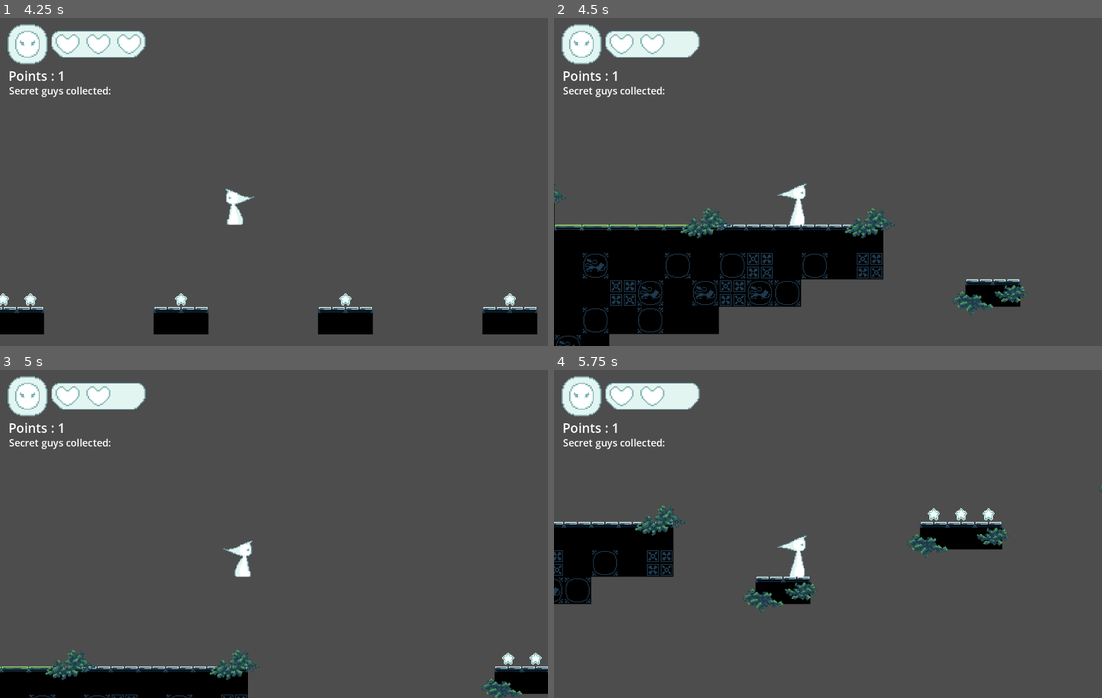
Above: before the commit, frames 1-4 (two rows, left to right).
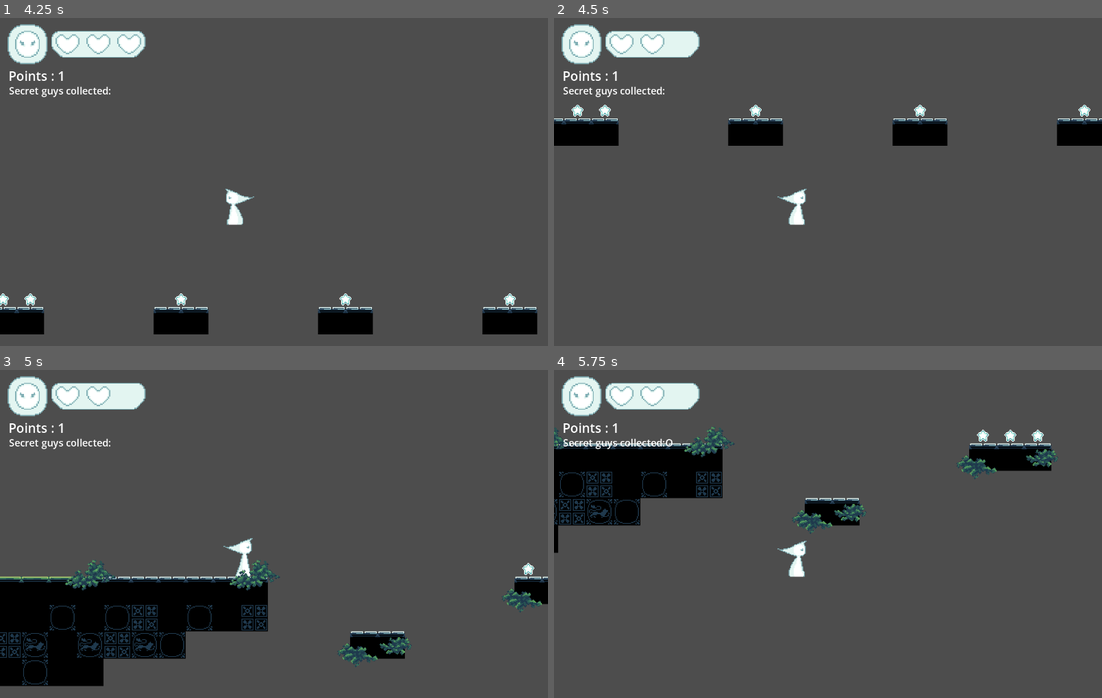
Above: after the commit, the same moments.

Repository: 7riciu/shiba-arcade-platformer-game
Game: Godot game, scene res://scenes/starting_screen.tscn
Same seed, same stepped clock (60 frames per second), same inputs: the game is played once before the commit and once after it.
Inputs (mouse positions are in pixels of both pictures, inside the frame that each line leads up to):
- Up to frame 1 (4.25 s): click "Start" at 0.5 s; click "Level 1" at 1.25 s; tap Enter at 2 s; move the mouse to (394, 165) at 2.02 s; hold Right (Right) 2.03-3.53 s; tap R (Collect) at 2.1, 3.05, 3.6 s; tap Space (Jump) at 2.27, 3.02 s; move the mouse to (164, 198) at 2.77 s; click (164, 198) at 2.85 s; move the mouse to (328, 109) at 3.52 s; hold Left (Left) from 3.53 s (still down)
- Up to frame 2 (4.5 s): move the mouse to (800, 247) at 4.27 s; release Left (Left) at 4.28 s; hold Right (Right) from 4.28 s (still down); tap R (Collect) at 4.35 s
- Up to frame 3 (5 s): keep holding Right (Right); tap Space (Jump) at 4.52 s
- Up to frame 4 (5.75 s): keep holding Right (Right); move the mouse to (992, 583) at 5.02 s; click (992, 583) at 5.1 s; tap Space (Jump) at 5.27 s; tap R (Collect) at 5.3 s

Frame 1 is identical in both runs. In frame 2, 22% of the frame differs, in the area x 0-100%, y 26-100%; in frame 3, 18%; in frame 4, 16%.

Commit message:
I made an animation for the deer :)

Diff:
--- /dev/null
+++ b/door_1.gd
@@ -0,0 +1,19 @@
+extends Area2D
+
+var can_enter = false
+
+func _ready() -> void:
+	self.body_entered.connect(on_body_entered)
+	self.body_exited.connect(on_body_exited)
+
+func _process(_delta: float) -> void:
+	if can_enter and Input.is_action_just_pressed("Collect"):
+		get_tree().change_scene_to_file("res://scenes/basicEnemy.tscn")
+
+func on_body_entered(body):
+	if body.is_in_group("player"):
+		can_enter = true
+
+func on_body_exited(body):
+	if body.is_in_group("player"):
+		can_enter = false
--- a/scenes/UI.tscn
+++ b/scenes/UI.tscn
@@ -4,9 +4,9 @@
 [ext_resource type="Script" uid="uid://dwyh4c38pgnge" path="res://scripts/secret_ui.gd" id="2_1uwhi"]
 [ext_resource type="Texture2D" uid="uid://4eqkkrfylb4l" path="res://assets/health bar.png" id="3_5en4g"]
 [ext_resource type="Texture2D" uid="uid://bwx8d14cakt77" path="res://assets/heart.png" id="4_ua6yw"]
-[ext_resource type="Script" uid="uid://drwgral80p12y" path="res://scenes/heart_2_ui.gd" id="5_3wlde"]
+[ext_resource type="Script" uid="uid://drwgral80p12y" path="res://scripts/heart_2_ui.gd" id="5_3wlde"]
 [ext_resource type="Script" uid="uid://b68xghrxrjjql" path="res://scripts/heart_3_ui.gd" id="5_75u2n"]
-[ext_resource type="Script" uid="uid://dwtt6dpo6c7gi" path="res://scenes/heart_1_ui.gd" id="5_xpksx"]
+[ext_resource type="Script" uid="uid://dwtt6dpo6c7gi" path="res://scripts/heart_1_ui.gd" id="5_xpksx"]
 
 [node name="CanvasLayer" type="CanvasLayer"]
 
--- /dev/null
+++ b/scenes/door_1.tscn
@@ -0,0 +1,34 @@
+[gd_scene load_steps=6 format=3 uid="uid://8h062k704t5t"]
+
+[ext_resource type="Script" uid="uid://copdvesgm26wa" path="res://door_1.gd" id="1_ajw6c"]
+[ext_resource type="Texture2D" uid="uid://bf1482tkeh2aw" path="res://assets/little guy 1.png" id="2_c5ya1"]
+
+[sub_resource type="AtlasTexture" id="AtlasTexture_r1g8b"]
+atlas = ExtResource("2_c5ya1")
+region = Rect2(0, 0, 48, 48)
+
+[sub_resource type="SpriteFrames" id="SpriteFrames_fupie"]
+animations = [{
+"frames": [{
+"duration": 1.0,
+"texture": SubResource("AtlasTexture_r1g8b")
+}],
+"loop": true,
+"name": &"default",
+"speed": 5.0
+}]
+
+[sub_resource type="RectangleShape2D" id="RectangleShape2D_h2myo"]
+size = Vector2(137, 224)
+
+[node name="door1" type="Area2D"]
+script = ExtResource("1_ajw6c")
+
+[node name="AnimatedSprite2D" type="AnimatedSprite2D" parent="."]
+position = Vector2(54.5, 83.5)
+scale = Vector2(3.2708333, 4.4791665)
+sprite_frames = SubResource("SpriteFrames_fupie")
+
+[node name="EnterArea" type="CollisionShape2D" parent="."]
+position = Vector2(55.5, 80)
+shape = SubResource("RectangleShape2D_h2myo")
--- a/scenes/game.tscn
+++ b/scenes/game.tscn
@@ -11,6 +11,7 @@
 [ext_resource type="PackedScene" uid="uid://dptfohswavmpv" path="res://scenes/pet.tscn" id="10_kvpfn"]
 [ext_resource type="PackedScene" uid="uid://dg2l8upfa8s61" path="res://scenes/enemy barriers.tscn" id="10_vtaks"]
 [ext_resource type="PackedScene" uid="uid://cfobqdicgwhph" path="res://scenes/killzone.tscn" id="11_kvpfn"]
+[ext_resource type="PackedScene" uid="uid://8h062k704t5t" path="res://scenes/door_1.tscn" id="12_dinhu"]
 
 [sub_resource type="TileSetAtlasSource" id="TileSetAtlasSource_0tnpc"]
 texture = ExtResource("3_kvpfn")
@@ -64,8 +65,132 @@
 layer_1/z_index = 1
 layer_1/tile_data = PackedInt32Array(65524, 1179651, 10, 65525, 1245187, 10, 131061, 1245187, 11, 131060, 1179651, 11,  …(650 unchanged characters)…
 
+[node name="door1" parent="." instance=ExtResource("12_dinhu")]
+position = Vector2(798, -224)
+
 [node name="SpawnPoint" type="Marker2D" parent="."]
 position = Vector2(-77, 56)
+
+[node name="pointsCount" parent="." instance=ExtResource("8_gee14")]
+follow_viewport_scale = 0.1
+
+[node name="Points" type="Node2D" parent="."]
+
+[node name="point2" parent="Points" instance=ExtResource("7_u5sy4")]
+position = Vector2(576, -9)
+
+[node name="point" parent="Points" instance=ExtResource("7_u5sy4")]
+position = Vector2(400, 55)
+
+[node name="point3" parent="Points" instance=ExtResource("7_u5sy4")]
+position = Vector2(368, 55)
+
+[node name="point4" parent="Points" instance=ExtResource("7_u5sy4")]
+position = Vector2(160, 119)
+
+[node name="point5" parent="Points" instance=ExtResource("7_u5sy4")]
+position = Vector2(336, 55)
+
+[node name="point6" parent="Points" instance=ExtResource("7_u5sy4")]
+position = Vector2(1024, -41)
+
+[node name="point7" parent="Points" instance=ExtResource("7_u5sy4")]
+position = Vector2(-272, 503)
+
+[node name="point8" parent="Points" instance=ExtResource("7_u5sy4")]
+position = Vector2(-240, 503)
+
+[node name="point9" parent="Points" instance=ExtResource("7_u5sy4")]
+position = Vector2(-144, 503)
+
+[node name="point10" parent="Points" instance=ExtResource("7_u5sy4")]
+position = Vector2(-112, 503)
+
+[node name="point11" parent="Points" instance=ExtResource("7_u5sy4")]
+position = Vector2(64, 503)
+
+[node name="point12" parent="Points" instance=ExtResource("7_u5sy4")]
+position = Vector2(256, 503)
+
+[node name="point13" parent="Points" instance=ExtResource("7_u5sy4")]
+position = Vector2(448, 503)
+
+[node name="point14" parent="Points" instance=ExtResource("7_u5sy4")]
+position = Vector2(656, 503)
+
+[node name="point15" parent="Points" instance=ExtResource("7_u5sy4")]
+position = Vector2(688, 503)
+
+[node name="Basic Enemies" type="Node2D" parent="."]
+
+[node name="Basic enemy2" parent="Basic Enemies" instance=ExtResource("4_p57ef")]
+position = Vector2(930, -56)
+
+[node name="Basic enemy" parent="Basic Enemies" instance=ExtResource("4_p57ef")]
+position = Vector2(1407, 360)
+
+[node name="Basic enemy3" parent="Basic Enemies" instance=ExtResource("4_p57ef")]
+position = Vector2(1600, -57)
+
+[node name="Basic enemy4" parent="Basic Enemies" instance=ExtResource("4_p57ef")]
+position = Vector2(3633, -216)
+
+[node name="Star Flowers" type="Node2D" parent="."]
+
+[node name="starFlower" parent="Star Flowers" instance=ExtResource("6_p57ef")]
+position = Vector2(2432, 488)
+
+[node name="starFlower2" parent="Star Flowers" instance=ExtResource("6_p57ef")]
+position = Vector2(6496, 456)
+
+[node name="Bunnies" type="Node2D" parent="."]
+
+[node name="Bunny4" parent="Bunnies" instance=ExtResource("5_iywne")]
+visible = false
+position = Vector2(530, 136)
+
+[node name="Bunny" parent="Bunnies" instance=ExtResource("5_iywne")]
+visible = false
+position = Vector2(750, 136)
+
+[node name="Secret Guys" type="Node2D" parent="."]
+
+[node name="SecretGuys" parent="Secret Guys" instance=ExtResource("7_vtaks")]
+position = Vector2(-192, 487)
+
+[node name="SecretGuys2" parent="Secret Guys" instance=ExtResource("7_vtaks")]
+visible = false
+position = Vector2(79, 72)
+
+[node name="SecretGuys3" parent="Secret Guys" instance=ExtResource("7_vtaks")]
+visible = false
+position = Vector2(268, 104)
+
+[node name="enemy barriers" type="Node2D" parent="."]
+
+[node name="enemy barrier" parent="enemy barriers" instance=ExtResource("10_vtaks")]
+position = Vector2(1080, -44)
+
+[node name="enemy barrier2" parent="enemy barriers" instance=ExtResource("10_vtaks")]
+position = Vector2(776, -44)
+
+[node name="enemy barrier3" parent="enemy barriers" instance=ExtResource("10_vtaks")]
+position = Vector2(1320, 372)
+
+[node name="enemy barrier4" parent="enemy barriers" instance=ExtResource("10_vtaks")]
+position = Vector2(1560, 372)
+
+[node name="enemy barrier5" parent="enemy barriers" instance=ExtResource("10_vtaks")]
+position = Vector2(1416, -44)
+
+[node name="enemy barrier6" parent="enemy barriers" instance=ExtResource("10_vtaks")]
+position = Vector2(1816, -44)
+
+[node name="Area2D" parent="." instance=ExtResource("10_kvpfn")]
+position = Vector2(837, 424)
+
+[node name="killzone" parent="." instance=ExtResource("11_kvpfn")]
+position = Vector2(-36, 546)
 
 [node name="Player" parent="." instance=ExtResource("1_uwrxv")]
 position = Vector2(-77, 56)
@@ -79,124 +204,3 @@
 limit_right = 1270
 limit_bottom = 290
 position_smoothing_speed = 4.0
-
-[node name="pointsCount" parent="." instance=ExtResource("8_gee14")]
-follow_viewport_scale = 0.1
-
-[node name="Points" type="Node2D" parent="."]
-
-[node name="point2" parent="Points" instance=ExtResource("7_u5sy4")]
-position = Vector2(576, -9)
-
-[node name="point" parent="Points" instance=ExtResource("7_u5sy4")]
-position = Vector2(400, 55)
-
-[node name="point3" parent="Points" instance=ExtResource("7_u5sy4")]
-position = Vector2(368, 55)
-
-[node name="point4" parent="Points" instance=ExtResource("7_u5sy4")]
-position = Vector2(160, 119)
-
-[node name="point5" parent="Points" instance=ExtResource("7_u5sy4")]
-position = Vector2(336, 55)
-
-[node name="point6" parent="Points" instance=ExtResource("7_u5sy4")]
-position = Vector2(1024, -41)
-
-[node name="point7" parent="Points" instance=ExtResource("7_u5sy4")]
-position = Vector2(-272, 503)
-
-[node name="point8" parent="Points" instance=ExtResource("7_u5sy4")]
-position = Vector2(-240, 503)
-
-[node name="point9" parent="Points" instance=ExtResource("7_u5sy4")]
-position = Vector2(-144, 503)
-
-[node name="point10" parent="Points" instance=ExtResource("7_u5sy4")]
-position = Vector2(-112, 503)
-
-[node name="point11" parent="Points" instance=ExtResource("7_u5sy4")]
-position = Vector2(64, 503)
-
-[node name="point12" parent="Points" instance=ExtResource("7_u5sy4")]
-position = Vector2(256, 503)
-
-[node name="point13" parent="Points" instance=ExtResource("7_u5sy4")]
-position = Vector2(448, 503)
-
-[node name="point14" parent="Points" instance=ExtResource("7_u5sy4")]
-position = Vector2(656, 503)
-
-[node name="point15" parent="Points" instance=ExtResource("7_u5sy4")]
-position = Vector2(688, 503)
-
-[node name="Basic Enemies" type="Node2D" parent="."]
-
-[node name="Basic enemy2" parent="Basic Enemies" instance=ExtResource("4_p57ef")]
-position = Vector2(930, -56)
-
-[node name="Basic enemy" parent="Basic Enemies" instance=ExtResource("4_p57ef")]
-position = Vector2(1407, 360)
-
-[node name="Basic enemy3" parent="Basic Enemies" instance=ExtResource("4_p57ef")]
-position = Vector2(1600, -57)
-
-[node name="Basic enemy4" parent="Basic Enemies" instance=ExtResource("4_p57ef")]
-position = Vector2(3633, -216)
-
-[node name="Star Flowers" type="Node2D" parent="."]
-
-[node name="starFlower" parent="Star Flowers" instance=ExtResource("6_p57ef")]
-position = Vector2(2432, 488)
-
-[node name="starFlower2" parent="Star Flowers" instance=ExtResource("6_p57ef")]
-position = Vector2(6496, 456)
-
-[node name="Bunnies" type="Node2D" parent="."]
-
-[node name="Bunny4" parent="Bunnies" instance=ExtResource("5_iywne")]
-visible = false
-position = Vector2(530, 136)
-
-[node name="Bunny" parent="Bunnies" instance=ExtResource("5_iywne")]
-visible = false
-position = Vector2(750, 136)
-
-[node name="Secret Guys" type="Node2D" parent="."]
-
-[node name="SecretGuys" parent="Secret Guys" instance=ExtResource("7_vtaks")]
-position = Vector2(-192, 487)
-
-[node name="SecretGuys2" parent="Secret Guys" instance=ExtResource("7_vtaks")]
-visible = false
-position = Vector2(79, 72)
-
-[node name="SecretGuys3" parent="Secret Guys" instance=ExtResource("7_vtaks")]
-visible = false
-position = Vector2(268, 104)
-
-[node name="enemy barriers" type="Node2D" parent="."]
-
-[node name="enemy barrier" parent="enemy barriers" instance=ExtResource("10_vtaks")]
-position = Vector2(1080, -44)
-
-[node name="enemy barrier2" parent="enemy barriers" instance=ExtResource("10_vtaks")]
-position = Vector2(776, -44)
-
-[node name="enemy barrier3" parent="enemy barriers" instance=ExtResource("10_vtaks")]
-position = Vector2(1320, 372)
-
-[node name="enemy barrier4" parent="enemy barriers" instance=ExtResource("10_vtaks")]
-position = Vector2(1560, 372)
-
-[node name="enemy barrier5" parent="enemy barriers" instance=ExtResource("10_vtaks")]
-position = Vector2(1416, -44)
-
-[node name="enemy barrier6" parent="enemy barriers" instance=ExtResource("10_vtaks")]
-position = Vector2(1816, -44)
-
-[node name="Area2D" parent="." instance=ExtResource("10_kvpfn")]
-position = Vector2(837, 424)
-
-[node name="killzone" parent="." instance=ExtResource("11_kvpfn")]
-position = Vector2(-36, 546)
--- a/scenes/pet.tscn
+++ b/scenes/pet.tscn
@@ -1,11 +1,51 @@
-[gd_scene load_steps=7 format=3 uid="uid://dptfohswavmpv"]
+[gd_scene load_steps=17 format=3 uid="uid://dptfohswavmpv"]
 
-[ext_resource type="Texture2D" uid="uid://brf64ci68gt34" path="res://assets/deer 1 outline.png" id="2_8wqpi"]
+[ext_resource type="Texture2D" uid="uid://d1qcvrrw64mo6" path="res://assets/deers.png" id="2_8wqpi"]
 [ext_resource type="Script" uid="uid://bhtgurpipyoks" path="res://scripts/pet.gd" id="2_qd1if"]
 
 [sub_resource type="AtlasTexture" id="AtlasTexture_qd1if"]
 atlas = ExtResource("2_8wqpi")
-region = Rect2(0, 0, 112, 112)
+region = Rect2(0, 192, 112, 192)
+
+[sub_resource type="AtlasTexture" id="AtlasTexture_hmkkh"]
+atlas = ExtResource("2_8wqpi")
+region = Rect2(0, 0, 112, 192)
+
+[sub_resource type="AtlasTexture" id="AtlasTexture_6nmc3"]
+atlas = ExtResource("2_8wqpi")
+region = Rect2(112, 0, 112, 192)
+
+[sub_resource type="AtlasTexture" id="AtlasTexture_axfbl"]
+atlas = ExtResource("2_8wqpi")
+region = Rect2(224, 0, 112, 192)
+
+[sub_resource type="AtlasTexture" id="AtlasTexture_5c8qe"]
+atlas = ExtResource("2_8wqpi")
+region = Rect2(336, 0, 112, 192)
+
+[sub_resource type="AtlasTexture" id="AtlasTexture_hio3l"]
+atlas = ExtResource("2_8wqpi")
+region = Rect2(448, 0, 112, 192)
+
+[sub_resource type="AtlasTexture" id="AtlasTexture_ekye6"]
+atlas = ExtResource("2_8wqpi")
+region = Rect2(560, 0, 112, 192)
+
+[sub_resource type="AtlasTexture" id="AtlasTexture_jn77u"]
+atlas = ExtResource("2_8wqpi")
+region = Rect2(672, 0, 112, 192)
+
+[sub_resource type="AtlasTexture" id="AtlasTexture_qx5n6"]
+atlas = ExtResource("2_8wqpi")
+region = Rect2(784, 0, 112, 192)
+
+[sub_resource type="AtlasTexture" id="AtlasTexture_bqxis"]
+atlas = ExtResource("2_8wqpi")
+region = Rect2(896, 0, 112, 192)
+
+[sub_resource type="AtlasTexture" id="AtlasTexture_h3mvd"]
+atlas = ExtResource("2_8wqpi")
+region = Rect2(1008, 0, 112, 192)
 
 [sub_resource type="SpriteFrames" id="SpriteFrames_qd1if"]
 animations = [{
@@ -15,6 +55,41 @@
 }],
 "loop": true,
 "name": &"default",
+"speed": 5.0
+}, {
+"frames": [{
+"duration": 1.0,
+"texture": SubResource("AtlasTexture_hmkkh")
+}, {
+"duration": 1.0,
+"texture": SubResource("AtlasTexture_6nmc3")
+}, {
+"duration": 1.0,
+"texture": SubResource("AtlasTexture_axfbl")
+}, {
+"duration": 1.0,
+"texture": SubResource("AtlasTexture_5c8qe")
+}, {
+"duration": 1.0,
+"texture": SubResource("AtlasTexture_hio3l")
+}, {
+"duration": 1.0,
+"texture": SubResource("AtlasTexture_ekye6")
+}, {
+"duration": 1.0,
+"texture": SubResource("AtlasTexture_jn77u")
+}, {
+"duration": 1.0,
+"texture": SubResource("AtlasTexture_qx5n6")
+}, {
+"duration": 1.0,
+"texture": SubResource("AtlasTexture_bqxis")
+}, {
+"duration": 1.0,
+"texture": SubResource("AtlasTexture_h3mvd")
+}],
+"loop": false,
+"name": &"pet",
 "speed": 5.0
 }]
 
@@ -31,7 +106,10 @@
 script = ExtResource("2_qd1if")
 
 [node name="AnimatedSprite2D" type="AnimatedSprite2D" parent="."]
+position = Vector2(1, -40)
 sprite_frames = SubResource("SpriteFrames_qd1if")
+animation = &"pet"
+autoplay = "default"
 
 [node name="CollisionShape2D" type="CollisionShape2D" parent="."]
 position = Vector2(16, 1)
--- a/scripts/pet.gd
+++ b/scripts/pet.gd
@@ -23,4 +23,5 @@
 	if not pet and can_pet and Input.is_action_just_pressed("Collect"):
 		pet = true
 		points_ui.pet_points_count()
+		pet_sprite.play("pet")
 		player_sprite.gain_heart()
--- a/scripts/player.gd
+++ b/scripts/player.gd
@@ -88,12 +88,14 @@
 	if heart_count < 1:
 		die()
 	else:
+		await get_tree().create_timer(0.1).timeout
 		global_position = spawn_point.global_position
 		velocity = Vector2.ZERO
 		player_health = max_health
 		print("You lost a heart")
 
 func die():
+	await get_tree().create_timer(0.1).timeout
 	get_tree().change_scene_to_file("res://scenes/starting_screen.tscn")
 
 func gain_heart():
Binary file removed: assets/deer 1 outline.png
Binary file removed: assets/deer 2 outline.png
Not shown, removed: assets/deer 2 outline.png.import
Binary file added: assets/deers.png
Not shown, changed: assets/deers.png.import
Not shown, added: door_1.gd.uid
Not shown: 1 places in scenes/game.tscn that only renumber resources
Renamed: scenes/heart_1_ui.gd -> scripts/heart_1_ui.gd
Renamed: scenes/heart_1_ui.gd.uid -> scripts/heart_1_ui.gd.uid
Renamed: scenes/heart_2_ui.gd -> scripts/heart_2_ui.gd
Renamed: scenes/heart_2_ui.gd.uid -> scripts/heart_2_ui.gd.uid
Not shown, changed: .DS_Store
(and 1 more such lines)
